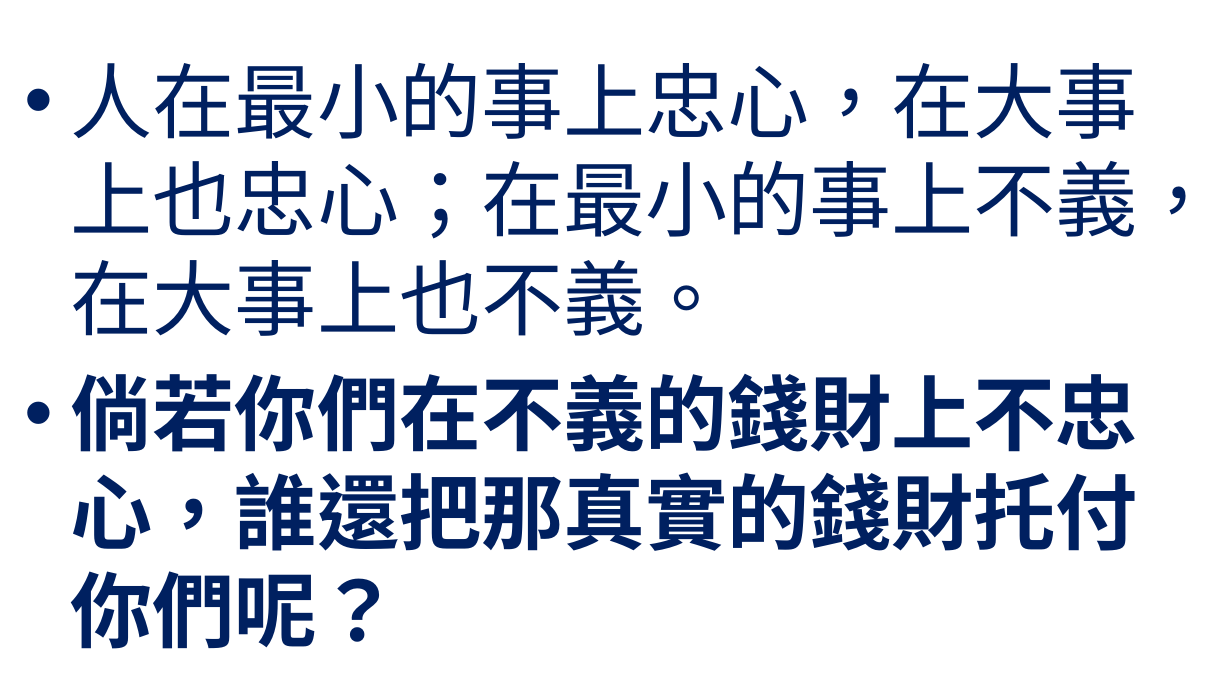
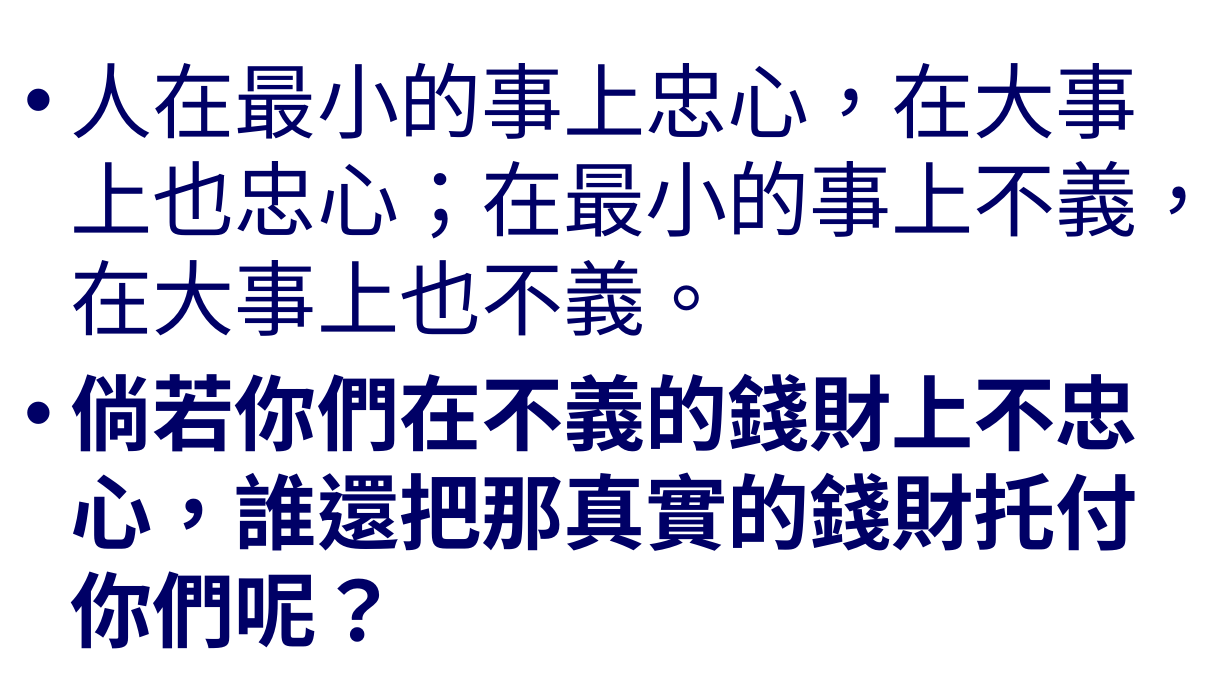
Before and after one commit to batisuoc/worship-resources, a slide deck: slide 4 of 54忠心到底.pptx. Drawn at 1232x693 pixels with LibreOffice and Linux fonts; fonts in the diff are those of the drawing; background and template pictures are left out. Boxes give left, top, right and bottom in pixels: in the first picture for what was removed or moved away, otherwise in the second. Text is boxed around its words. In the diff, an @@ line names an element or a change of style, - is before the commit and + after.

```diff
--- a/54忠心到底.pptx
+++ b/54忠心到底.pptx
@@ text "人在最小的事上忠心，在大事上也忠心；在最小的事上不義，在大事上也不義。" at bbox=[71, 62, 1220, 649]: text colour #002060 to #000066 @@
```
Also in this commit, not shown: 6 other slides changed.
